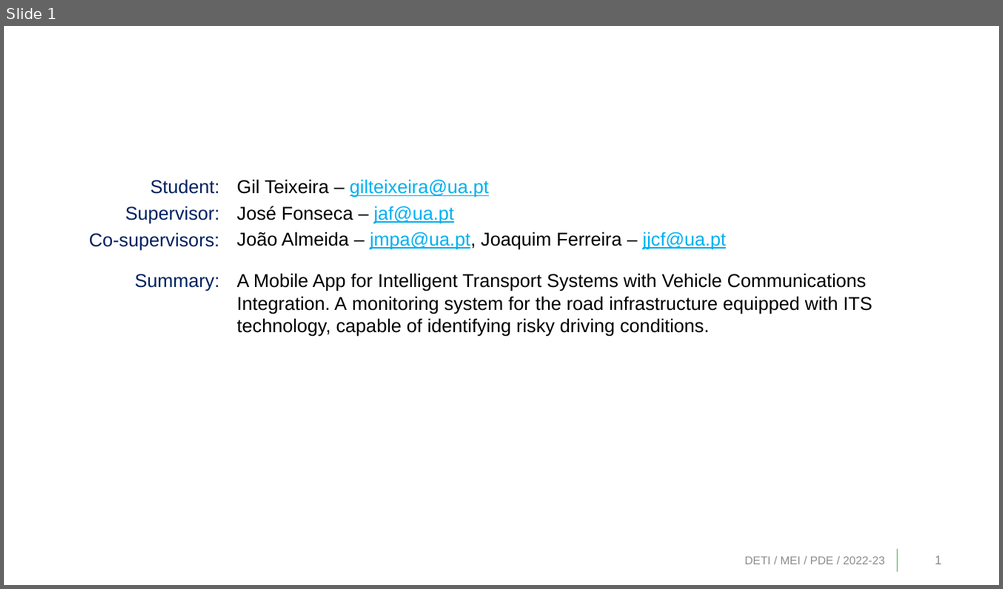
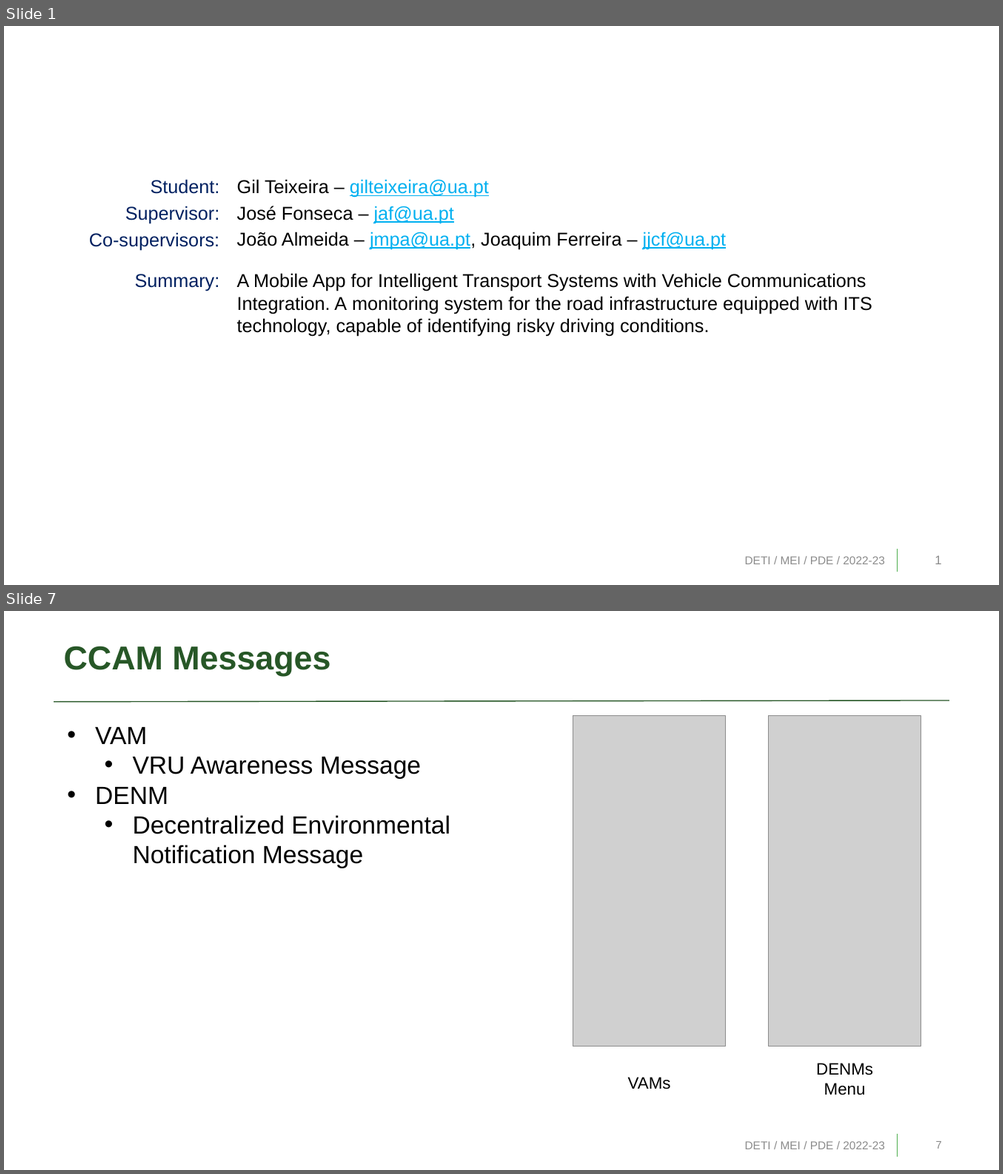
Before and after one commit to bearkillerPT/Dissertation, a slide deck: PDE_PreDissertation.pptx. Shown one above the other, each under a label of ours: slide 1 before the commit, slides 1 and 7 after it; the slides between them are not shown. The pictures are 1003x589 and 1003x1174 pixels, drawn with LibreOffice and Linux fonts; fonts in the diff are those of the drawing; grey boxes stand for pictures; background and template pictures are left out. Boxes give left, top, right and bottom in pixels: in the first picture for what was removed or moved away, otherwise in the second. Text is boxed around its words. In the diff, an @@ line names an element or a change of style, - is before the commit and + after.

```diff
--- a/PDE_PreDissertation.pptx
+++ b/PDE_PreDissertation.pptx
@@ slide 7 added at box(4, 611, 999, 1170), background #FFFFFF; not listed: 1 template element that a slide beside it also shows @@
@@ title added at box(64, 646, 330, 676), 32 pt, text #275727, bold @@
+CCAM Messages
@@ line added from (54, 702) to (949, 701), #275727 1 pt @@
@@ text added at box(95, 727, 450, 869), 24 pt, text #000000 @@
+• VAM
+  • VRU Awareness Message
+• DENM
+  • Decentralized Environmental Notification Message
@@ group added at box(573, 716, 921, 1096): 2 pictures, 2 texts @@
+VAMs
+DENMs
+Menu
@@ text added at box(745, 1142, 885, 1150), 11 pt, text #8C8C8C @@
+DETI / MEI / PDE / 2022-23
@@ page number added at box(936, 1142, 942, 1149), 10.5 pt, text #898989 @@
+7
```
Also in this commit, not shown: 1 slide changed, 7 other slides added, 1 slide removed, 2 other files.
